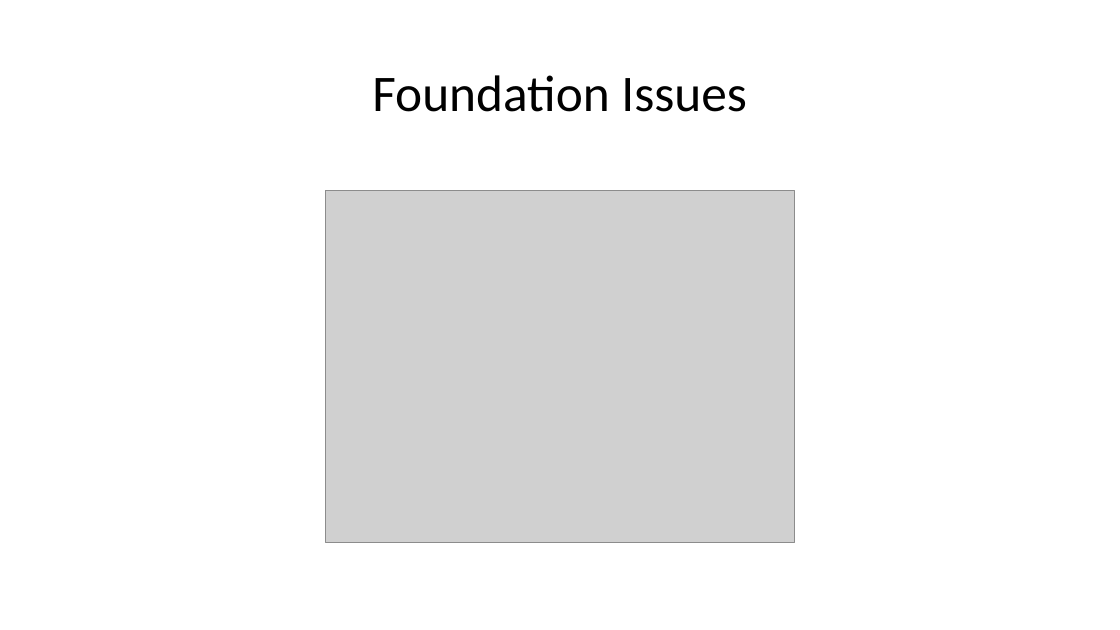
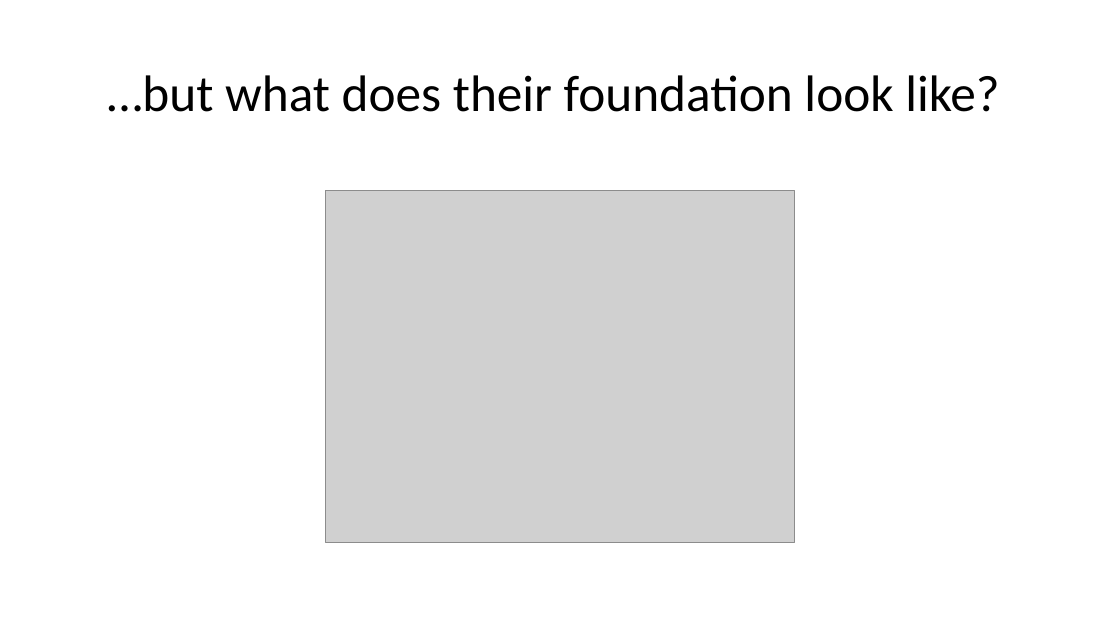
Before and after one commit to mydatastory-dev/projects, a slide deck: slide 4 of _ctsi/ctsi_presentation.pptx. Drawn at 1120x630 pixels with LibreOffice and Linux fonts; fonts in the diff are those of the drawing; grey boxes stand for pictures. Boxes give left, top, right and bottom in pixels: in the first picture for what was removed or moved away, otherwise in the second. Text is boxed around its words. In the diff, an @@ line names an element or a change of style, - is before the commit and + after.

Commit message:
Continued work on the "What is a DataStory" section.

```diff
--- a/_ctsi/ctsi_presentation.pptx
+++ b/_ctsi/ctsi_presentation.pptx
@@ title at bbox=[107, 75, 999, 112]: text changed @@
-Foundation Issues
+…but what does their foundation look like?
```
Also in this commit, not shown: 3 other slides changed, 3 slides added, 2 slides removed.
